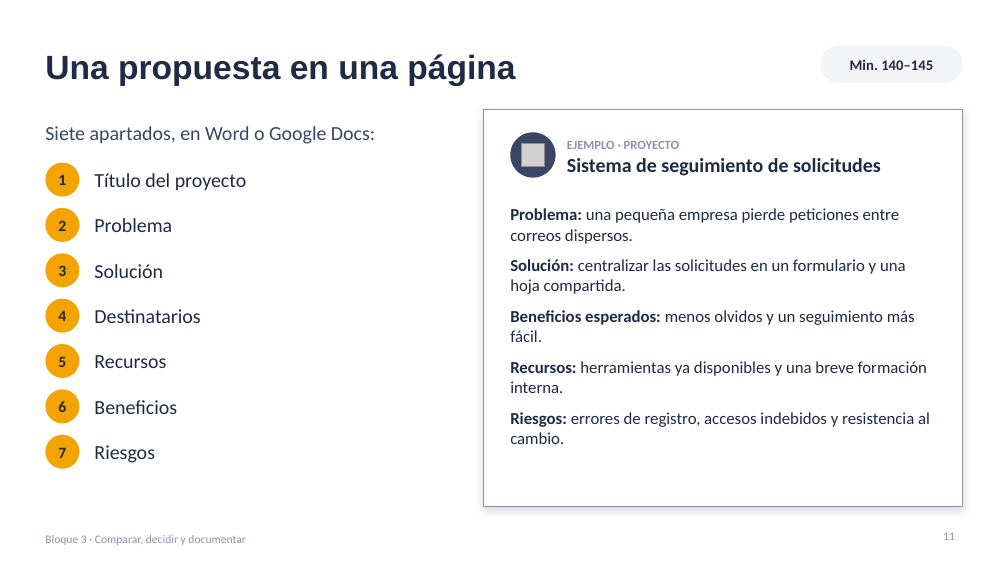
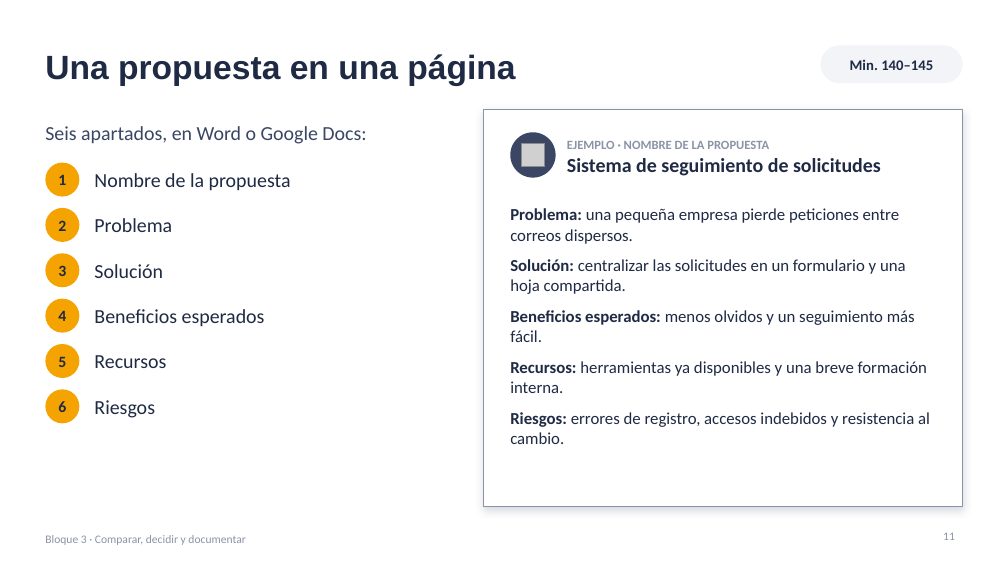
Before and after one commit to jjnieto/creatividad-ofimatica-ia, a slide deck: slide 11 of diapositivas/bloque3.pptx. Drawn at 1008x567 pixels with LibreOffice and Linux fonts; fonts in the diff are those of the drawing; grey boxes stand for pictures. Boxes give left, top, right and bottom in pixels: in the first picture for what was removed or moved away, otherwise in the second. Text is boxed around its words. In the diff, an @@ line names an element or a change of style, - is before the commit and + after.

```diff
--- a/diapositivas/bloque3.pptx
+++ b/diapositivas/bloque3.pptx
@@ text at bbox=[45, 126, 366, 144]: text changed @@
-Siete apartados, en Word o Google Docs:
+Seis apartados, en Word o Google Docs:
@@ text at bbox=[567, 141, 769, 149]: text changed @@
-EJEMPLO · PROYECTO
+EJEMPLO · NOMBRE DE LA PROPUESTA
@@ text at bbox=[94, 173, 291, 191]: text changed @@
-Título del proyecto
+Nombre de la propuesta
@@ text at bbox=[94, 309, 265, 327]: text changed @@
-Destinatarios
+Beneficios esperados
@@ text "Riesgos": place and size @@
-text "Riesgos" at bbox=[94, 445, 155, 463]
+text "Riesgos" at bbox=[94, 400, 155, 418]
@@ text removed at bbox=[94, 400, 177, 414] @@
-Beneficios
@@ ellipse removed at bbox=[45, 435, 79, 469] @@
@@ text removed at bbox=[58, 447, 66, 458] @@
-7
```
Also in this commit, not shown: 1 other slide changed, 5 other files.
